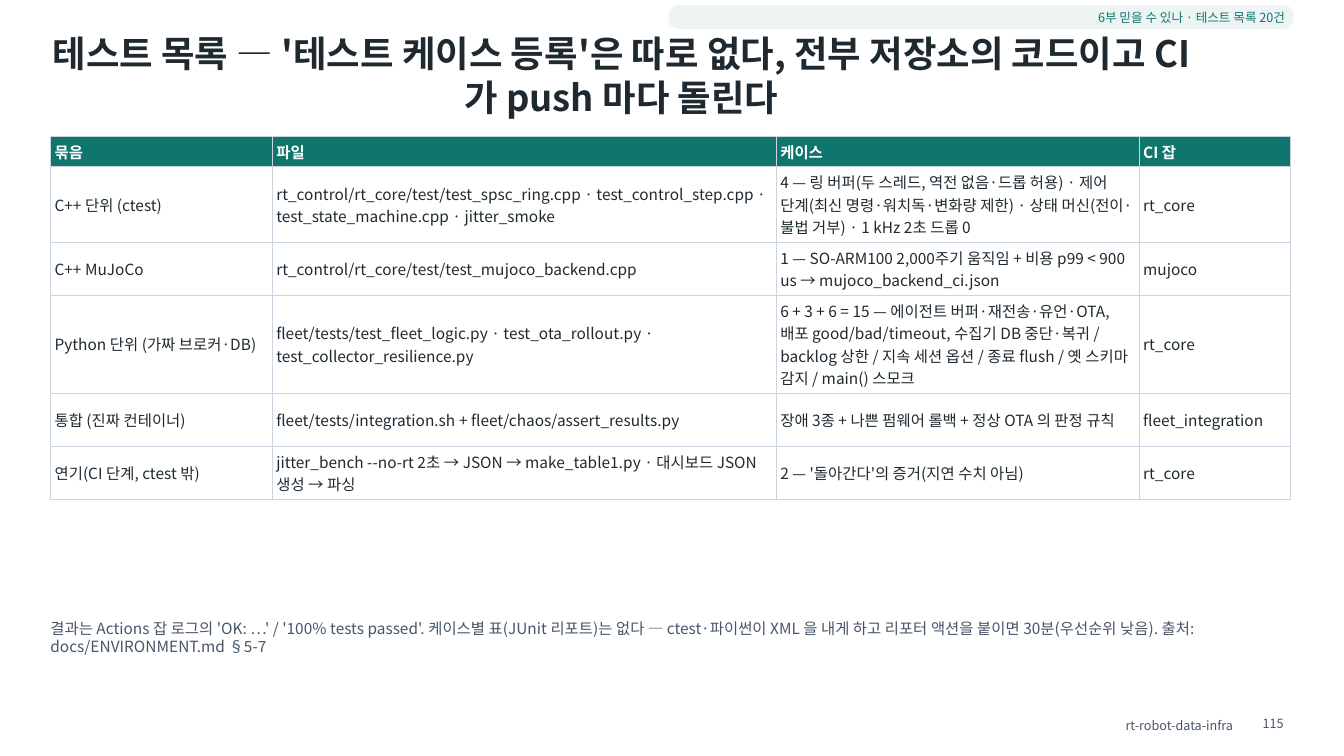
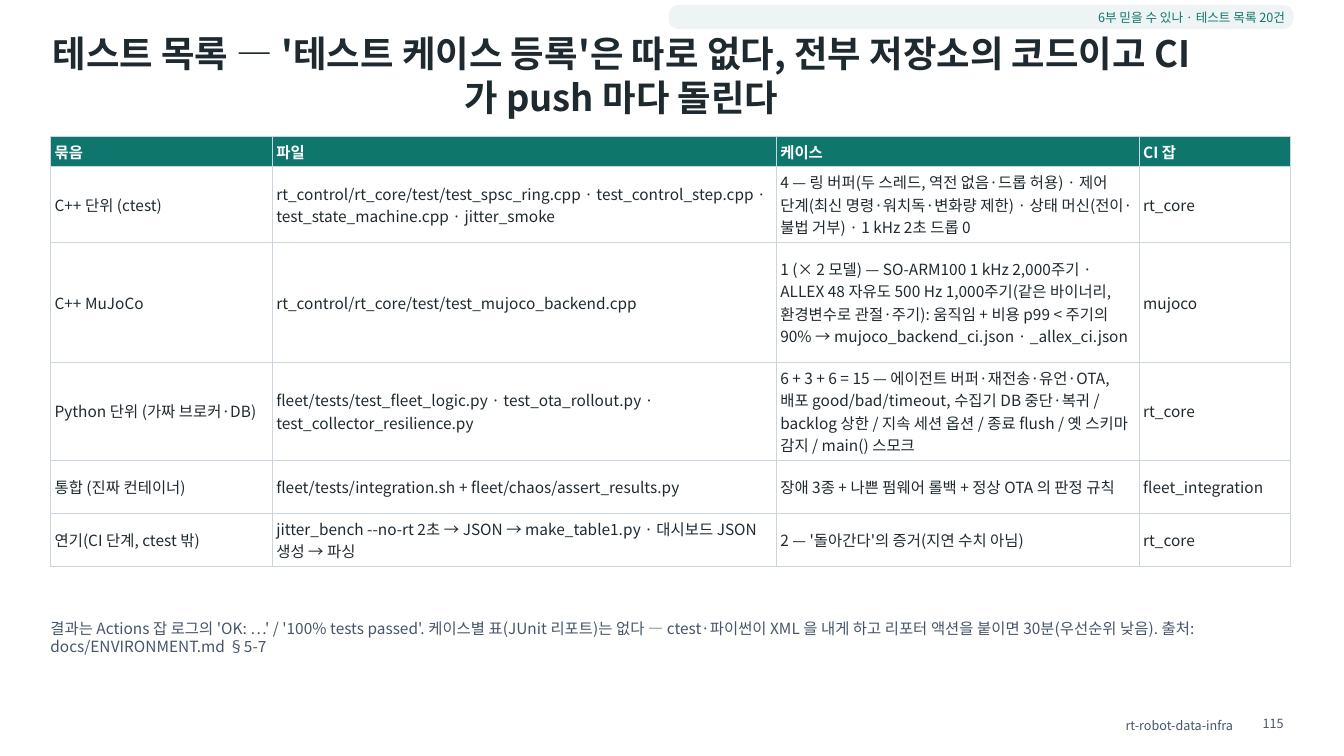
Before and after one commit to ohevance/rt-robot-data-infra, a slide deck: slide 115 of docs/deck/rt-robot-data-infra.pptx. Drawn at 1344x756 pixels with LibreOffice and Linux fonts; fonts in the diff are those of the drawing. Boxes give left, top, right and bottom in pixels: in the first picture for what was removed or moved away, otherwise in the second. Text is boxed around its words. In the diff, an @@ line names an element or a change of style, - is before the commit and + after.

```diff
--- a/docs/deck/rt-robot-data-infra.pptx
+++ b/docs/deck/rt-robot-data-infra.pptx
@@ table at (50, 136, 1291, 562) @@
-row 3, column 3: 1 — SO-ARM100 2,000주기 움직임 + 비용 p99 < 900 us → mujoco_backend_ci.json
+row 3, column 3: 1 (× 2 모델) — SO-ARM100 1 kHz 2,000주기 · ALLEX 48 자유도 500 Hz 1,000주기(같은 바이너리, 환경변수로 관절·주기): 움직임 + 비용 p99 < 주기의 90% → mujoco_backend_ci.json · _allex_ci.json
```
Also in this commit, not shown: 10 other slides changed, 1 slide added, 43 other files.
